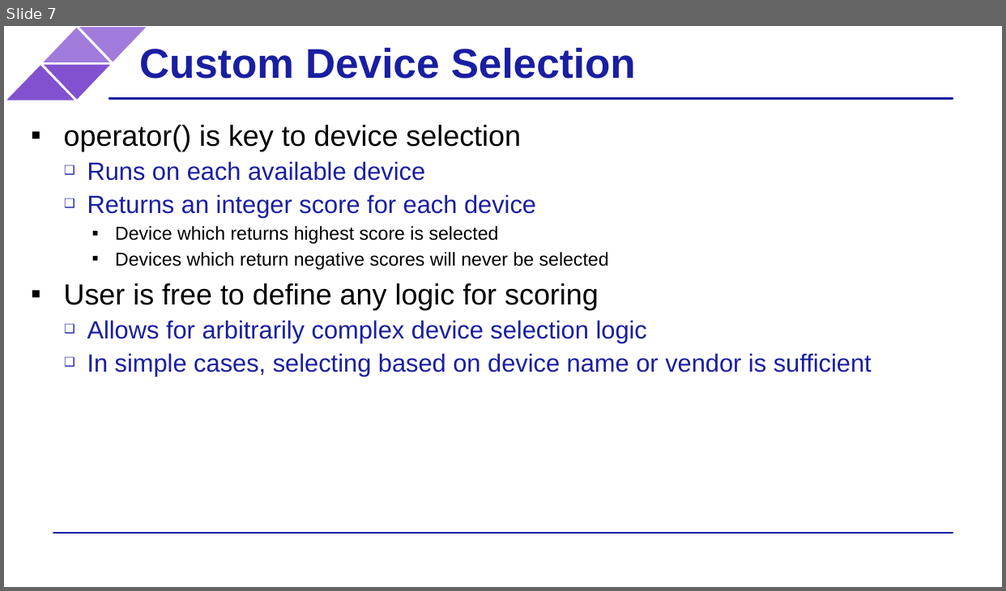
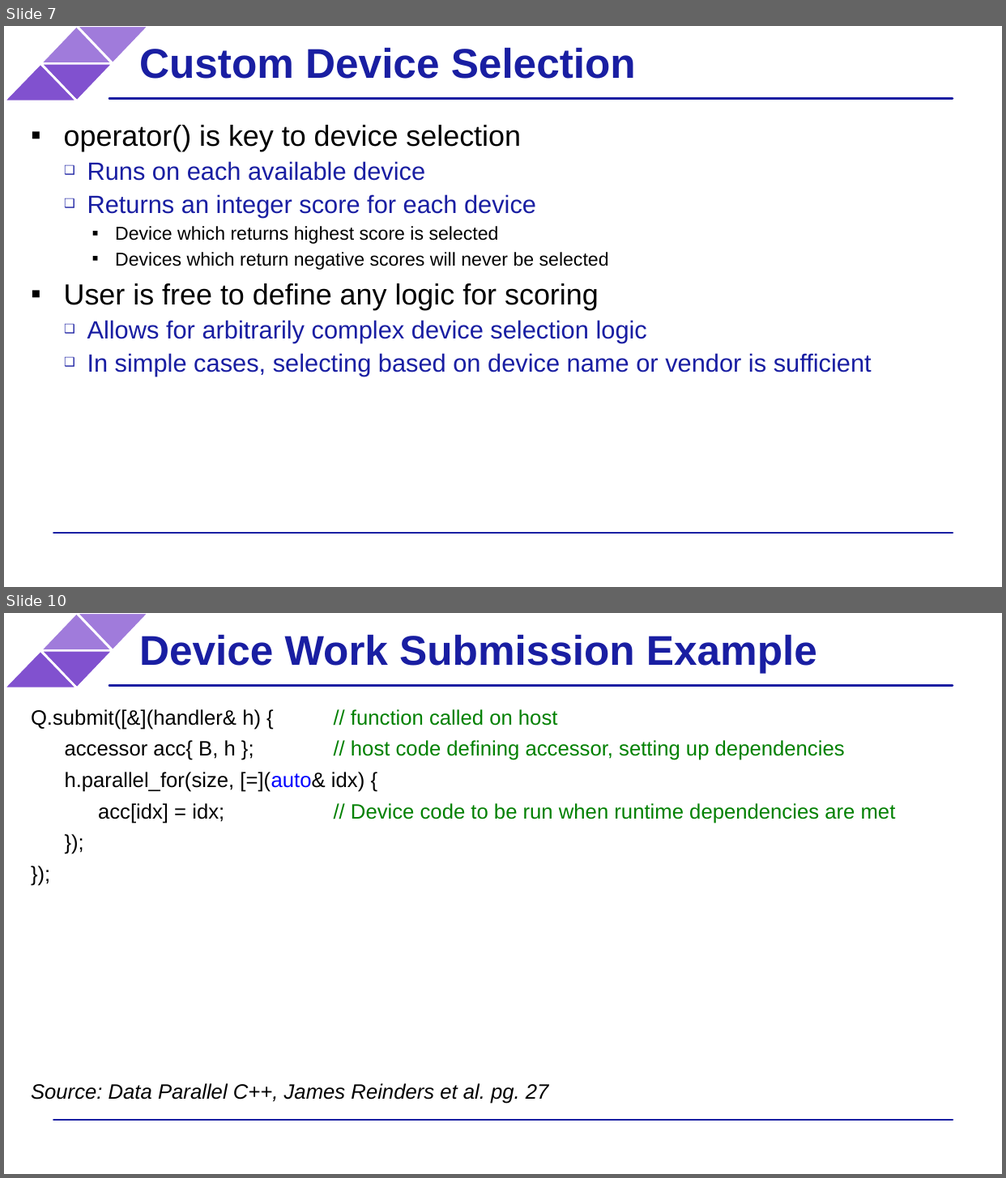
Before and after one commit to BenjaminMFindley/Reconfig-2-SYCL-DPCPP, a slide deck: Slides/SYCL intro.pptx. Shown one above the other, each under a label of ours: slide 7 before the commit, slides 7 and 10 after it; the slides between them are not shown. The pictures are 1006x591 and 1006x1178 pixels, drawn with LibreOffice and Linux fonts; fonts in the diff are those of the drawing; background and template pictures are left out. Boxes give left, top, right and bottom in pixels: in the first picture for what was removed or moved away, otherwise in the second. Text is boxed around its words. In the diff, an @@ line names an element or a change of style, - is before the commit and + after.

Commit message:
Data management, USM, Buffers

```diff
--- a/Slides/SYCL intro.pptx
+++ b/Slides/SYCL intro.pptx
@@ slide 10 added at <box>4,613,1002,1174</box>, background #FFFFFF; not listed: 6 template elements that a slide beside it also shows @@
@@ title added at <box>139,634,817,673</box>, 40 pt, text #191EA2, bold @@
+Device Work Submission Example
@@ text added at <box>31,709,896,1104</box>, 20 pt, text #000000 @@
+Q.submit([&](handler& h) { // function called on host
+accessor acc{ B, h }; // host code defining accessor, setting up dependencies
+h.parallel_for(size, [=](auto& idx) {
+acc[idx] = idx; // Device code to be run when runtime dependencies are met
+});
+});
+Source: Data Parallel C++, James Reinders et al. pg. 27
```
Also in this commit, not shown: 1 slide changed, 6 other slides added, 1 other file.
